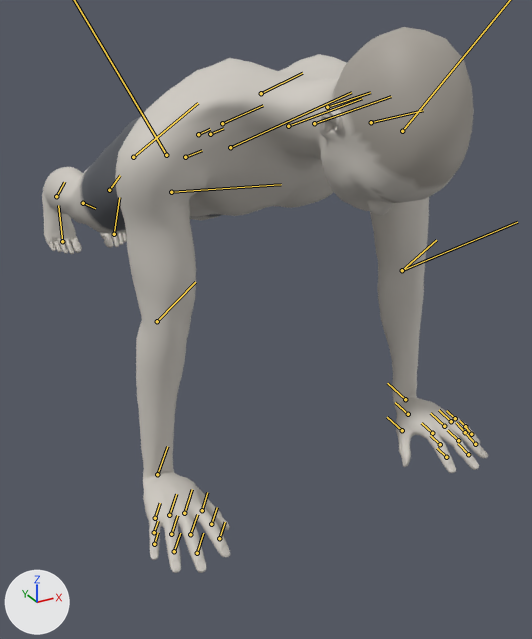
One commit to the glTF model exports/push-up.glb: the scene before it, then after it.
Camera for both pictures: a camera (50 mm lens) standing at (-0.613, -1.506, 0.781) and looking at (0.129, -0.157, 0.106). The lights are fixed; the arrows at lower left show +X, +Y and +Z. The older version comes first. Both versions are drawn at frame 93 of the action 'push-up'; the numbers are the values there. The bones that change, and the others that lie on the model, are drawn over the model as lines.
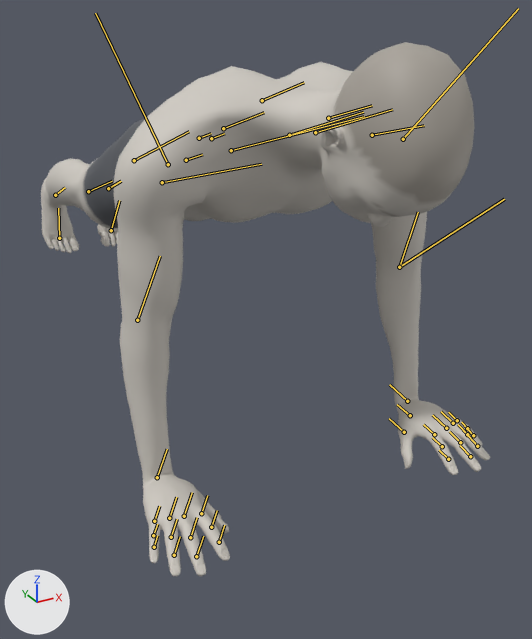
Pixel boxes (x1, y1, x2, y2) of what changed, in the pictures (532 x 639 px):
'Mesh_0', posed
    before: (42, 27, 488, 573)
    after: (41, 42, 490, 576)
bone 'pelvis', root to tip
    before: (185, 157) to (202, 150)
    after: (186, 160) to (202, 154)
bone 'lowerarm_l', root to tip
    before: (402, 270) to (517, 222)
    after: (399, 267) to (504, 199)
bone 'hand_l', root to tip
    before: (405, 399) to (387, 383)
    after: (407, 401) to (389, 384)
bone 'lowerarm_r', root to tip
    before: (157, 321) to (195, 282)
    after: (137, 320) to (160, 256)
bone 'hand_r', root to tip
    before: (157, 474) to (167, 446)
    after: (157, 477) to (167, 449)
bone 'thigh_l', root to tip
    before: (230, 147) to (351, 92)
    after: (231, 150) to (364, 116)
bone 'calf_l', root to tip
    before: (171, 192) to (281, 184)
    after: (162, 182) to (261, 164)
bone 'foot_l', root to tip
    before: (109, 190) to (120, 175)
    after: (108, 188) to (121, 181)
bone 'thigh_r', root to tip
    before: (133, 157) to (198, 103)
    after: (134, 160) to (189, 131)
bone 'calf_r', root to tip
    before: (83, 203) to (95, 208)
    after: (88, 191) to (112, 181)
bone 'foot_r', root to tip
    before: (56, 196) to (64, 182)
    after: (55, 195) to (65, 187)

The change in detail:
Bone 'pelvis' (bone_pelvis) moves from (0.032, -0.512, 0.0) to (0.034, -0.518, 0.0).
Bone 'pelvis' (bone_pelvis) turns from (0, 0, -72) to (0, 0, -73) degrees about its own x, y and z.
Bone 'upperarm_l' (bone_upperarm_l) turns from (-27, -22, 65) to (-23, -20, 56) degrees about its own x, y and z.
Bone 'lowerarm_l' (bone_lowerarm_l) turns from (-1, 16, -43) to (6, 5, -28) degrees about its own x, y and z.
Bone 'hand_l' (bone_hand_l) turns from (77, -26, 40) to (78, -21, 33) degrees about its own x, y and z.
Bone 'upperarm_r' (bone_upperarm_r) turns from (27, 22, 65) to (23, 20, 56) degrees about its own x, y and z.
Bone 'lowerarm_r' (bone_lowerarm_r) turns from (1, -16, -43) to (-6, -5, -28) degrees about its own x, y and z.
Bone 'hand_r' (bone_hand_r) turns from (-77, 26, 40) to (-78, 21, 33) degrees about its own x, y and z.
Bone 'thigh_l' (bone_thigh_l) turns from (-4, 4, 3) to (-7, 4, -1) degrees about its own x, y and z.
Bone 'calf_l' (bone_calf_l) turns from (-7, 1, -8) to (-2, 0, -1) degrees about its own x, y and z.
Bone 'foot_l' (bone_foot_l) turns from (10, -9, 16) to (8, -7, 5) degrees about its own x, y and z.
Bone 'thigh_r' (bone_thigh_r) turns from (4, -4, 3) to (7, -4, -1) degrees about its own x, y and z.
Bone 'calf_r' (bone_calf_r) turns from (7, -1, -8) to (2, 0, -1) degrees about its own x, y and z.
Bone 'foot_r' (bone_foot_r) turns from (-10, 9, 16) to (-8, 7, 5) degrees about its own x, y and z.
